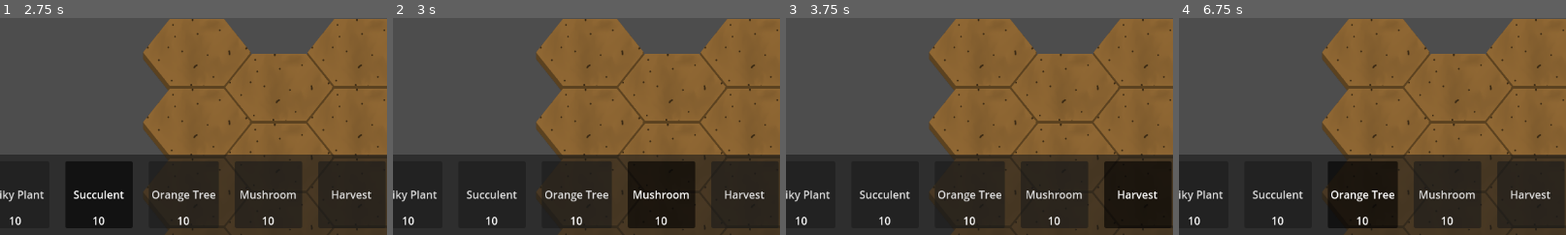
Above: before the commit, frames 1-4 (left to right).
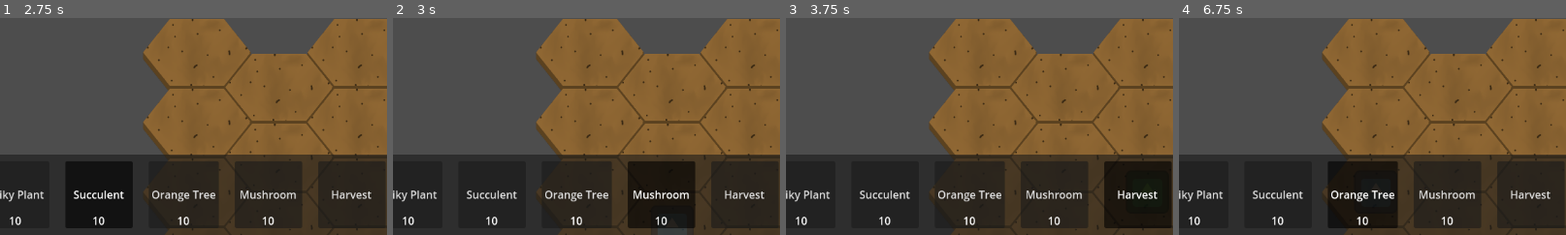
Above: after the commit, the same moments.

Repository: CiaranWoodward/LD54
Game: Godot game, scene res://Level.tscn
Two runs of this game, one before a commit and one after it. Both use one fixed random seed, a clock stepped at 60 frames per second and the inputs below. The engine's default icon, where the game draws it, is replaced by a stand-in: a white triangle on a blue panel in a dark square.
Inputs:
- Up to frame 1 (2.75 s): click "Weed" at 0.5 s; click "Flower" at 1.25 s; click "Succulent" at 2 s
- Up to frame 2 (3 s): click "Mushroom" at 2.75 s
- Up to frame 3 (3.75 s): click "Harvest" at 3.5 s
- Up to frame 4 (6.75 s): click "Destroy" at 4.25 s; click "Berry Vine" at 5 s; click "Spiky Plant" at 5.75 s; click "Orange Tree" at 6.5 s
The pictures show only the part of the screen within x 32-82%, y 50-100%; the shares and areas given below are measured in that part.

Frame 1 is identical in both runs. In frame 2, 0.2% of the frame differs, in the area x 68-76%, y 96-100%; in frame 3, less than 0.1%; in frame 4, less than 0.1%.

Commit message:
Add a cursor for planting plants

Diff:
--- a/GardenTiles.gd
+++ b/GardenTiles.gd
@@ -17,7 +17,12 @@
 			_tile_map[pos] = newTile
 
 func get_plant_tile(coords : Vector2i):
+	if !_tile_map.has(coords):
+		return null
 	return _tile_map[coords]
+
+func get_plant_tile_at_pos(pos : Vector2):
+	return get_plant_tile(local_to_map(pos))
 
 # Called every frame. 'delta' is the elapsed time since the previous frame.
 func _process(delta):
--- a/Level.gd
+++ b/Level.gd
@@ -7,10 +7,17 @@
 
 # Called every frame. 'delta' is the elapsed time since the previous frame.
 func _process(delta):
-	pass
+	var mtile = get_plant_tile_at_pos(get_local_mouse_position())
+	$Cursor.set_current_tile(mtile)
+
+func get_plant_tile(coords : Vector2i):
+	return $GardenTiles.get_plant_tile(coords)
+
+func get_plant_tile_at_pos(pos : Vector2):
+	return $GardenTiles.get_plant_tile_at_pos(pos)
 
 func _on_hud_action_changed(newAction, plantType):
-	pass # Replace with function body.
+	$Cursor.change_action(newAction, plantType)
 
 func _on_turn_end():
 	$GardenTiles.tick()
--- a/Level.tscn
+++ b/Level.tscn
@@ -1,10 +1,11 @@
-[gd_scene load_steps=8 format=3 uid="uid://b6y8ec8tar23r"]
+[gd_scene load_steps=9 format=3 uid="uid://b6y8ec8tar23r"]
 
 [ext_resource type="Script" path="res://GardenTiles.gd" id="1_5n8ii"]
 [ext_resource type="Texture2D" uid="uid://bn7nems70jqgr" path="res://icon.svg" id="1_k5ldj"]
 [ext_resource type="Script" path="res://Level.gd" id="1_k876p"]
 [ext_resource type="Script" path="res://PlayerCam.gd" id="2_hoiau"]
 [ext_resource type="PackedScene" uid="uid://0aejnixhhw7h" path="res://UI/HUD.tscn" id="4_mp570"]
+[ext_resource type="PackedScene" uid="uid://d4j0a6xqs4pqq" path="res://UI/Cursor.tscn" id="6_ec5jv"]
 
 [sub_resource type="TileSetAtlasSource" id="TileSetAtlasSource_golho"]
 texture = ExtResource("1_k5ldj")
@@ -32,4 +33,6 @@
 
 [node name="HUD" parent="." instance=ExtResource("4_mp570")]
 
+[node name="Cursor" parent="." instance=ExtResource("6_ec5jv")]
+
 [connection signal="action_changed" from="HUD" to="." method="_on_hud_action_changed"]
--- /dev/null
+++ b/UI/Cursor.gd
@@ -0,0 +1,64 @@
+extends Node2D
+
+@export var idle_color : Color = Color.WHITE
+@export var invalid_color : Color = Color.WHITE
+@export var valid_color : Color = Color.WHITE
+
+var _current_action
+var _current_plant
+var _current_plantinstance
+var _current_tile
+
+# Called when the node enters the scene tree for the first time.
+func _ready():
+	pass # Replace with function body.
+
+# Called every frame. 'delta' is the elapsed time since the previous frame.
+func _process(delta):
+	pass
+
+func set_current_tile(currentTile : PlantTile):
+	if !is_instance_valid(currentTile):
+		self.visible = false
+		return
+	self.visible = true
+	self.global_position = currentTile.global_position
+	_current_tile = currentTile
+	if _current_action == Global.ActionType.PLANT:
+		if _current_plantinstance.can_sow(currentTile):
+			modulate = valid_color
+		else:
+			modulate = invalid_color
+	else:
+		modulate = idle_color
+
+func change_action(newAction : Global.ActionType, plantType : Global.PlantType):
+	_current_action = newAction
+	_current_plant = plantType
+	update_action()
+
+func update_action():
+	for child in get_children():
+		child.visible = false
+	match (_current_action):
+		Global.ActionType.DESTROY:
+			$Destroy.visible = true
+		Global.ActionType.HARVEST:
+			$Harvest.visible = true
+		Global.ActionType.PLANT:
+			_current_plantinstance = Global.get_plant_scene(_current_plant).instantiate()
+			match(_current_plant):
+				Global.PlantType.WEED:
+					$Weed.visible = true
+				Global.PlantType.FLOWER:
+					$Flower.visible = true
+				Global.PlantType.BERRY_VINE:
+					$BerryVine.visible = true
+				Global.PlantType.SPIKY_PLANT:
+					$SpikyPlant.visible = true
+				Global.PlantType.SUCCULENT:
+					$Succulent.visible = true
+				Global.PlantType.ORANGE_TREE:
+					$OrangeTree.visible = true
+				Global.PlantType.MUSHROOM:
+					$Mushroom.visible = true
--- /dev/null
+++ b/UI/Cursor.tscn
@@ -0,0 +1,68 @@
+[gd_scene load_steps=3 format=3 uid="uid://d4j0a6xqs4pqq"]
+
+[ext_resource type="Script" path="res://UI/Cursor.gd" id="1_t3c3b"]
+[ext_resource type="Texture2D" uid="uid://bn7nems70jqgr" path="res://icon.svg" id="2_h1yyv"]
+
+[node name="Cursor" type="Node2D"]
+modulate = Color(1, 1, 1, 0.588235)
+z_index = 100
+script = ExtResource("1_t3c3b")
+idle_color = Color(1, 1, 1, 0.470588)
+invalid_color = Color(0.705882, 0.0431373, 0.0666667, 0.470588)
+valid_color = Color(1, 1, 1, 0.470588)
+
+[node name="Destroy" type="Node2D" parent="."]
+
+[node name="Sprite2D" type="Sprite2D" parent="Destroy"]
+modulate = Color(1, 0.243137, 0.113725, 1)
+scale = Vector2(0.5, 0.5)
+texture = ExtResource("2_h1yyv")
+
+[node name="Harvest" type="Node2D" parent="."]
+
+[node name="Sprite2D" type="Sprite2D" parent="Harvest"]
+modulate = Color(0.407843, 1, 0.329412, 1)
+scale = Vector2(0.5, 0.5)
+texture = ExtResource("2_h1yyv")
+
+[node name="Weed" type="Node2D" parent="."]
+
+[node name="Sprite2D" type="Sprite2D" parent="Weed"]
+scale = Vector2(0.5, 0.5)
+texture = ExtResource("2_h1yyv")
+
+[node name="Flower" type="Node2D" parent="."]
+
+[node name="Sprite2D" type="Sprite2D" parent="Flower"]
+scale = Vector2(0.5, 0.5)
+texture = ExtResource("2_h1yyv")
+
+[node name="SpikyPlant" type="Node2D" parent="."]
+
+[node name="Sprite2D" type="Sprite2D" parent="SpikyPlant"]
+scale = Vector2(0.5, 0.5)
+texture = ExtResource("2_h1yyv")
+
+[node name="BerryVine" type="Node2D" parent="."]
+
+[node name="Sprite2D" type="Sprite2D" parent="BerryVine"]
+scale = Vector2(0.5, 0.5)
+texture = ExtResource("2_h1yyv")
+
+[node name="Succulent" type="Node2D" parent="."]
+
+[node name="Sprite2D" type="Sprite2D" parent="Succulent"]
+scale = Vector2(0.5, 0.5)
+texture = ExtResource("2_h1yyv")
+
+[node name="OrangeTree" type="Node2D" parent="."]
+
+[node name="Sprite2D" type="Sprite2D" parent="OrangeTree"]
+scale = Vector2(0.5, 0.5)
+texture = ExtResource("2_h1yyv")
+
+[node name="Mushroom" type="Node2D" parent="."]
+
+[node name="Sprite2D" type="Sprite2D" parent="Mushroom"]
+scale = Vector2(0.5, 0.5)
+texture = ExtResource("2_h1yyv")
--- a/UI/end_turn_button.tscn
+++ b/UI/end_turn_button.tscn
@@ -14,7 +14,7 @@
 theme_override_constants/margin_right = 10
 theme_override_constants/margin_bottom = 10
 script = ExtResource("1_0qajt")
-action_type = 3
+action_type = 4
 
 [node name="Button" type="Button" parent="."]
 custom_minimum_size = Vector2(100, 50)
--- a/UI/harvest_button.tscn
+++ b/UI/harvest_button.tscn
@@ -14,7 +14,7 @@
 theme_override_constants/margin_right = 10
 theme_override_constants/margin_bottom = 10
 script = ExtResource("1_1nl4f")
-action_type = 3
+action_type = 1
 
 [node name="Button" type="Button" parent="."]
 custom_minimum_size = Vector2(100, 50)
